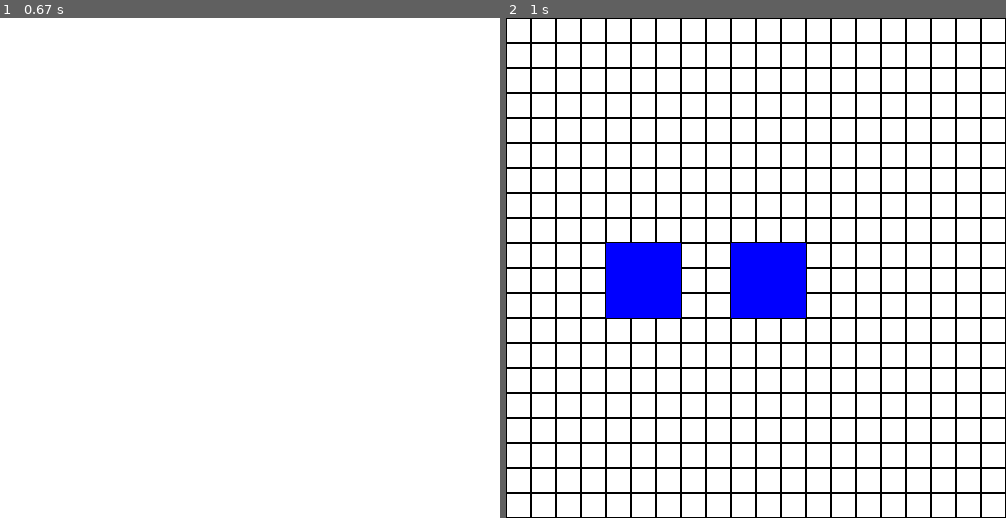
Above: before the commit, frames 1-2 (left to right).
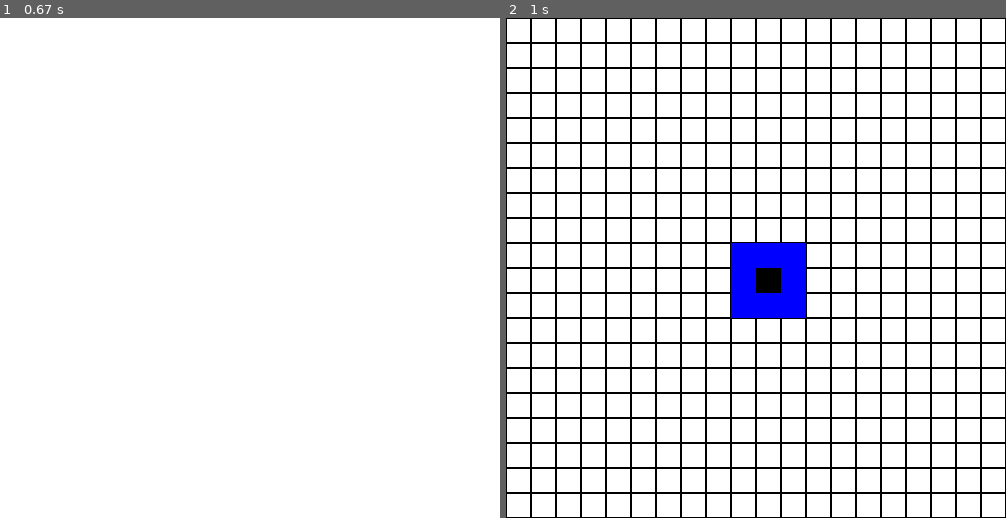
Above: after the commit, the same moments.

Repository: roogla/pathfinder
Game: pygame game, started from path_pygame.py
Same seed, same stepped clock (60 frames per second), same inputs: the game is played once before the commit and once after it.
Inputs (mouse positions are in pixels of both pictures, inside the frame that each line leads up to):
- Up to frame 1 (0.67 s): click (250, 268) at 0.38 s
- Up to frame 2 (1 s): click (636, 273) at 0.78 s

Frame 1 is identical in both runs. In frame 2, 2.5% of the frame differs, in the area x 20-55%, y 45-60%.

Commit message:
update to square detection

Diff:
--- a/grid.py
+++ b/grid.py
@@ -18,11 +18,15 @@
                 })
         return self.rects
 
-    def find_nine(self, coord, color):
-        a = coord[0] - 1
-        b = coord[1] - 1
-        return_list = []
-        for i in range(0, 3):
-            for j in range(0, 3):
+
+def find_nine(coord, color):
+    a = coord[0] - 1
+    b = coord[1] - 1
+    return_list = []
+    for i in range(0, 3):
+        for j in range(0, 3):
+            if a + i == coord[0] and b + j == coord[1]:
+                pass
+            else:
                 return_list.append([a + i, b + j])
-        return return_list
+    return return_list
--- a/path_pygame.py
+++ b/path_pygame.py
@@ -2,11 +2,13 @@
 import sys
 from grid import *
 
+# delcarations
 star_grid = GridMatrix(500, 500)
 rect_list = star_grid.create_rects()
 white = [255, 255, 255]
 black = [0, 0, 0]
 blue = [0, 0, 255]
+start = False
 
 screen = pygame.display.set_mode([star_grid.width, star_grid.height])
 pygame.display.set_caption("A* path finder")
@@ -26,12 +28,12 @@
 
 def main():
     pygame.init()
-    return_to_parse = []
     while 1:
         screen.fill(white)
         pointer_pos = pygame.mouse.get_pos()
 
         for event in pygame.event.get():
+            global start
             if event.type == pygame.QUIT:
                 sys.exit()
 
@@ -39,12 +41,17 @@
                 my_rectal = pygame.Rect(n['grid'])
                 pygame.draw.rect(n['screen'], n['color'], n['grid'], n['fill'])
 
-                if event.type == pygame.MOUSEBUTTONDOWN:
-                    if event.button == 1:
-                        if my_rectal.collidepoint(pointer_pos):
-                            n['fill'] = 0
-                            return_to_parse = star_grid.find_nine(n['coord'], n['color'])
-                            change_color(return_to_parse)
+                if not start:
+                    if event.type == pygame.MOUSEBUTTONDOWN:
+                        if event.button == 1:
+                                if my_rectal.collidepoint(pointer_pos):
+                                    n['fill'] = 0
+                                    n['color'] = black
+                                    return_to_parse = find_nine(n['coord'], n['color'])
+                                    change_color(return_to_parse)
+                                    start = True
+                else:
+                    print("off")
 
             pygame.display.flip()
 
